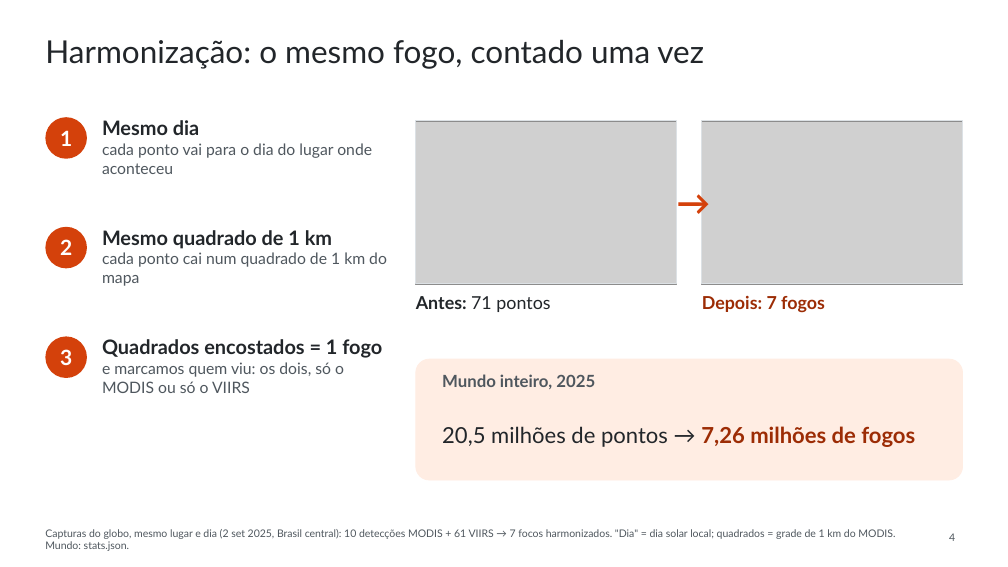
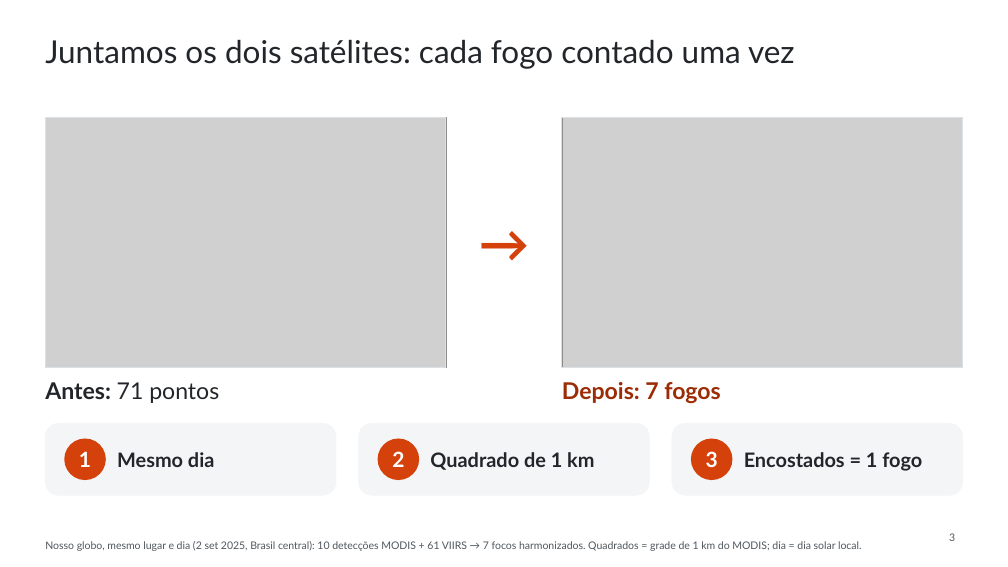
Before and after one commit to WednyFernandes/de-olho-no-fogo, a slide deck: slide 3 of public/apresentacao/de-olho-no-fogo-space-apps-2026-pt.pptx (slide 4 before the commit). Drawn at 1008x567 pixels with LibreOffice and Linux fonts; fonts in the diff are those of the drawing; grey boxes stand for pictures. Boxes give left, top, right and bottom in pixels: in the first picture for what was removed or moved away, otherwise in the second. Text is boxed around its words. In the diff, an @@ line names an element or a change of style, - is before the commit and + after.

```diff
--- a/public/apresentacao/de-olho-no-fogo-space-apps-2026-pt.pptx
+++ b/public/apresentacao/de-olho-no-fogo-space-apps-2026-pt.pptx
@@ title at <box>45,39,795,69</box>: text changed @@
-Harmonização: o mesmo fogo, contado uma vez
+Juntamos os dois satélites: cada fogo contado uma vez
@@ picture: place and size @@
-picture at <box>416,121,677,284</box>
+picture at <box>45,117,446,368</box>
@@ rectangle added at <box>45,117,446,368</box>, outline #DCE1E5 1 pt @@
@@ picture: place and size @@
-picture at <box>702,121,963,284</box>
+picture at <box>562,117,963,368</box>
@@ rectangle: place and size @@
-rectangle at <box>702,121,963,284</box>
+rectangle at <box>562,117,963,368</box>
@@ text removed at <box>102,120,372,174</box> @@
-Mesmo dia
-cada ponto vai para o dia do lugar onde aconteceu
@@ rectangle removed at <box>416,121,677,284</box> @@
@@ text removed at <box>677,176,702,229</box> @@
-→
@@ text added at <box>446,209,562,277</box>, 48 pt, text #D4410B, bold @@
+→
@@ text removed at <box>102,230,387,286</box> @@
-Mesmo quadrado de 1 km
-cada ponto cai num quadrado de 1 km do mapa
@@ text removed at <box>102,339,382,393</box> @@
-Quadrados encostados = 1 fogo
-e marcamos quem viu: os dois, só o MODIS ou só o VIIRS
@@ rounded rectangle removed at <box>416,359,963,480</box> @@
@@ text "Antes: 71 pontos" at <box>45,382,219,403</box>: size 17 to 22 pt @@
@@ text "Antes: 71 pontos": place and size @@
-text "Antes: 71 pontos" at <box>416,296,550,312</box>
+text "Antes: 71 pontos" at <box>45,382,219,403</box>
@@ text removed at <box>442,374,595,389</box> @@
-Mundo inteiro, 2025
@@ text "Depois: 7 fogos": place and size @@
-text "Depois: 7 fogos" at <box>702,295,825,313</box>
+text "Depois: 7 fogos" at <box>562,382,720,403</box>
@@ text "Depois: 7 fogos" at <box>562,382,720,403</box>: size 17 to 22 pt @@
@@ rounded rectangle added at <box>45,423,336,495</box>, fill #F3F5F7, outline #F3F5F7 0.75 pt @@
@@ text "1": place and size @@
-text "1" at <box>60,130,72,146</box>
+text "1" at <box>79,451,91,467</box>
@@ ellipse: place and size @@
-ellipse at <box>45,337,87,378</box>
+ellipse at <box>64,439,106,480</box>
@@ rounded rectangle added at <box>358,423,649,495</box>, fill #F3F5F7, outline #F3F5F7 0.75 pt @@
@@ text "2": place and size @@
-text "2" at <box>60,239,72,255</box>
+text "2" at <box>392,451,404,467</box>
@@ ellipse: place and size @@
-ellipse at <box>45,117,87,159</box>
+ellipse at <box>377,439,419,480</box>
@@ text removed at <box>442,426,915,447</box> @@
-20,5 milhões de pontos → 7,26 milhões de fogos
@@ rounded rectangle added at <box>672,423,963,495</box>, fill #F3F5F7, outline #F3F5F7 0.75 pt @@
@@ text "3": place and size @@
-text "3" at <box>60,349,72,365</box>
+text "3" at <box>706,451,718,467</box>
@@ ellipse: place and size @@
-ellipse at <box>45,227,87,268</box>
+ellipse at <box>691,439,733,480</box>
@@ text added at <box>117,452,214,467</box>, 19 pt, text #22262A, bold @@
+Mesmo dia
@@ text added at <box>430,452,594,470</box>, 19 pt, text #22262A, bold @@
+Quadrado de 1 km
@@ text added at <box>744,452,922,471</box>, 19 pt, text #22262A, bold @@
+Encostados = 1 fogo
@@ page number at <box>949,533,955,541</box>: text changed @@
-4
+3
@@ text at <box>45,541,862,551</box>: text changed @@
-Capturas do globo, mesmo lugar e dia (2 set 2025, Brasil central): 10 detecções MODIS + 61 VIIRS → 7 focos harmonizados. "Dia" = dia solar local; quadrados = grade de 1 km do MODIS. Mundo: stats.json.
+Nosso globo, mesmo lugar e dia (2 set 2025, Brasil central): 10 detecções MODIS + 61 VIIRS → 7 focos harmonizados. Quadrados = grade de 1 km do MODIS; dia = dia solar local.
```
Also in this commit, not shown: 3 other slides changed, 3 slides added, 3 slides removed, 8 other files.
